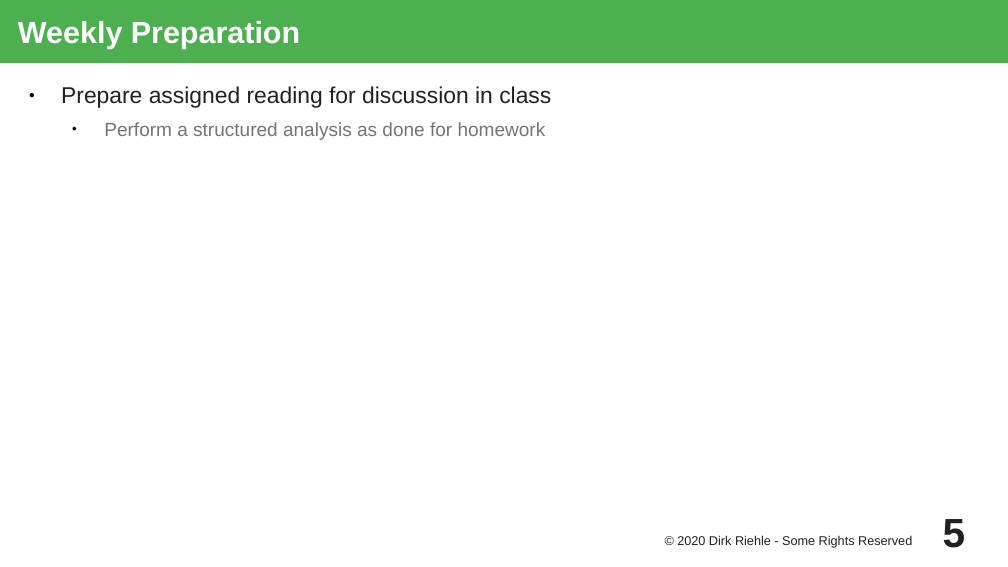
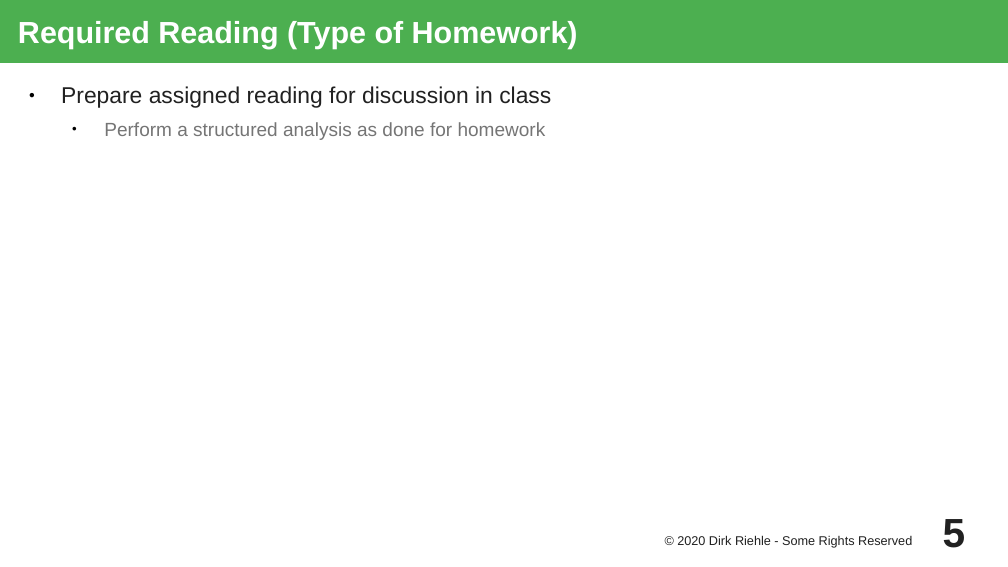
Before and after one commit to dirkriehle/nyt-course, a slide deck: slide 5 of Lecture slides/NYT A02 - Course Homework.odp. Drawn at 1008x567 pixels with LibreOffice and Linux fonts; fonts in the diff are those of the drawing. Boxes give left, top, right and bottom in pixels: in the first picture for what was removed or moved away, otherwise in the second. Text is boxed around its words. In the diff, an @@ line names an element or a change of style, - is before the commit and + after.

```diff
--- a/Lecture slides/NYT A02 - Course Homework.odp
+++ b/Lecture slides/NYT A02 - Course Homework.odp
@@ title at box(18, 21, 578, 49): text changed @@
-Weekly Preparation
+Required Reading (Type of Homework)
```
Also in this commit, not shown: 2 other slides changed, 1 other file.
